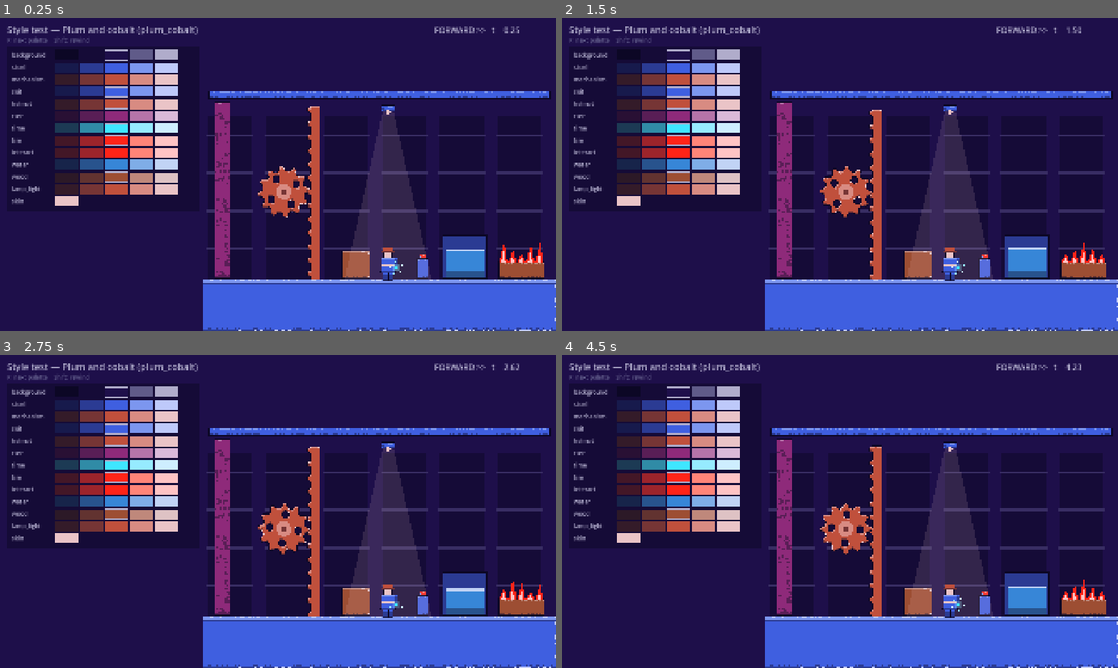
Above: before the commit, frames 1-4 (two rows, left to right).
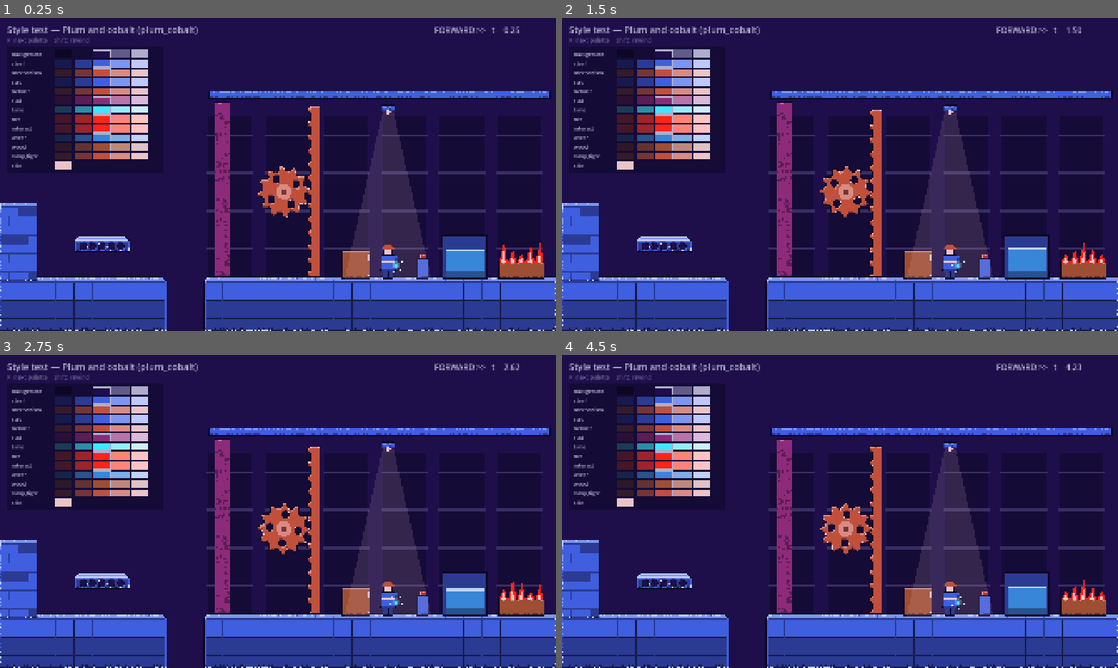
Above: after the commit, the same moments.

Repository: ArtemPridyba/shift-time
Game: Godot game, scene res://levels/style_test.tscn
The game is run twice, just before and just after one commit, with the same random seed, the same clock (stepped at 60 frames per second) and the same inputs. This scene is started directly instead of the project's main scene.
Inputs (mouse positions are in pixels of both pictures, inside the frame that each line leads up to):
- Up to frame 1 (0.25 s): no input
- Up to frame 2 (1.5 s): tap Enter at 0.5 s; move the mouse to (962, 158) at 0.52 s; hold D (move_right) 0.53-1.25 s; tap E (interact) at 0.6 s; click (962, 158) at 0.67 s; tap Space (jump) at 0.77 s; drag from (728, 190) to (812, 237) at 1.27 s
- Up to frame 3 (2.75 s): move the mouse to (333, 442) at 2.02 s; hold D (move_right) from 2.03 s (still down); tap Shift (rewind) at 2.1 s
- Up to frame 4 (4.5 s): release D (move_right) at 2.75 s; drag from (812, 574) to (673, 464) at 2.77 s; move the mouse to (1006, 558) at 3.52 s; hold A (move_left) 3.53-4.25 s; tap Q at 3.6 s; tap Space (jump) at 3.77 s; drag from (673, 464) to (756, 433) at 4.27 s

The runs differ from the first frame. In frame 1, 24% of the frame differs, in the area x 0-100%, y 10-100%; in frame 2, 24%; in frame 3, 24%; in frame 4, 24%.

Commit message:
Add slabs with a top face to the style showcase (D1 step 3)
StyleSlab draws a floor, a ledge or a wall around its collision rectangle:
the top face (perspective in art.json, checked) sits around the collision
line with the feet at its middle; open ends get a bevel and an end cap.

Co-Authored-By: Claude Opus 5.5 <noreply@anthropic.com>
Claude-Session: https://claude.ai/code/session_016uMLMvYiZwLYoJcaSC44V4

Diff:
--- /dev/null
+++ b/game/art/style/style_slab.gd
@@ -0,0 +1,164 @@
+class_name StyleSlab
+extends StyleShape
+## A slab of level geometry in the slight look from above (task Д1, step 3):
+## a floor, a ledge or a wall, painted by the shared material. The node's
+## position and `size` are the collision rectangle, which this never changes:
+## the top face (`top_face_px` of `art.json`, `perspective`) is drawn around
+## the collision line so that the feet stand at `feet_on_face` of it, the
+## front face below. Things that stand on a floor in its front plane (walls)
+## reach down to the floor's front edge. Decoration only.
+##
+## Kinds:
+##   floor  steel plates with rivets on the first row, darker rows below
+##   ledge  a girder: flanges and a web with round holes
+##   wall   concrete blocks in a running bond
+## An open end (`open_left`, `open_right`: the slab ends in the air, not at a
+## wall or the screen edge) bevels the top face and gets an end cap.
+
+const KINDS: Array[String] = ["floor", "ledge", "wall"]
+## Shades of the mask (see StyleMask): darkest, darker, main, lighter, lightest.
+const S0 := "#000000"
+const S1 := StyleMask.DARKER
+const S2 := StyleMask.MAIN
+const S3 := StyleMask.LIGHTER
+const S4 := StyleMask.LIGHTEST
+## Width of the end cap on an open end and the lit lip at the front of the top face.
+const CAP_PX := 6
+const LIP_PX := 2
+
+@export_enum("floor", "ledge", "wall") var kind := "floor":
+	set(value):
+		kind = value
+		_rebuild()
+## The collision rectangle's size; its top left is the node's position.
+@export var size := Vector2(256, 64):
+	set(value):
+		size = value
+		_rebuild()
+@export var open_left := false:
+	set(value):
+		open_left = value
+		_rebuild()
+@export var open_right := false:
+	set(value):
+		open_right = value
+		_rebuild()
+
+
+func _init() -> void:
+	super()
+	centered = false
+	_rebuild()
+
+
+## Pixels of the top face that show (`art.json`, `perspective`).
+static func face_px() -> int:
+	return int(Content.art_perspective().get("top_face_px", 16))
+
+
+## Pixels of the top face above the collision line.
+static func face_above_px() -> int:
+	return int(round(face_px() * float(Content.art_perspective().get("feet_on_face", 0.5))))
+
+
+## The drawn rectangle in the parent's space: the collision rectangle plus
+## the top face above it (and, for a wall, down to the floor's front edge).
+func drawn_rect() -> Rect2:
+	var below := face_px() - face_above_px() if kind == "wall" else 0
+	return Rect2(position + Vector2(0, -face_above_px()), size + Vector2(0, face_above_px() + below))
+
+
+func _rebuild() -> void:
+	var tile := int(Content.art_perspective().get("tile_px", 64))
+	var drawn := drawn_rect().size
+	offset = Vector2(0, -face_above_px())
+	set_svg(mask(kind, Vector2i(drawn.round()), face_px(), tile, open_left, open_right))
+
+
+## The SVG mask of a slab drawn `drawn` pixels big, its top face `face` pixels.
+static func mask(slab_kind: String, drawn: Vector2i, face: int, tile: int, left: bool, right: bool) -> String:
+	var w := drawn.x
+	var h := drawn.y
+	var body := ""
+	# Front face, by kind.
+	match slab_kind:
+		"ledge":
+			body += _ledge_front(w, h, face, tile)
+		"wall":
+			body += _wall_front(w, h, face, tile)
+		_:
+			body += _floor_front(w, h, face, tile)
+	# Top face: bevelled at an open end, seams between tiles slant back.
+	var bl := face if left else 0
+	var br := face if right else 0
+	body += _poly([Vector2(bl, 0), Vector2(w - br, 0), Vector2(w, face), Vector2(0, face)], S3)
+	for x in range(tile, w, tile):
+		body += _poly([Vector2(x + 2, 0), Vector2(x + 4, 0), Vector2(x + 1, face), Vector2(x - 1, face)], S2)
+	body += _rect(0, face - LIP_PX, w, LIP_PX, S4)
+	body += _rect(0, face, w, 3, S1)
+	# End caps on open ends: an angle of steel down the front face.
+	if left:
+		body += _rect(0, face, CAP_PX, h - face, S2) + _rect(CAP_PX, face, 2, h - face, S1)
+	if right:
+		body += _rect(w - CAP_PX, face, CAP_PX, h - face, S2) + _rect(w - CAP_PX - 2, face, 2, h - face, S1)
+	return StyleMask.svg(drawn, body)
+
+
+static func _floor_front(w: int, h: int, face: int, tile: int) -> String:
+	# First row: steel plates with rivets; deeper rows darker, into the ground.
+	var body := _rect(0, face, w, h - face, S1)
+	body += _rect(0, face, w, mini(tile, h - face), S2)
+	for y in range(face + tile, h, tile):
+		body += _rect(0, y, w, 2, S0)
+	for x in range(tile, w, tile):
+		body += _rect(x - 1, face, 2, h - face, S1 if x % (tile * 2) else S0)
+	for x in range(0, w, tile):
+		for rx: int in [x + 9, x + tile - 9]:
+			if rx > CAP_PX + 4 and rx < w - CAP_PX - 4:
+				body += _circle(rx, face + 11, 2.5, S3)
+	return body
+
+
+static func _ledge_front(w: int, h: int, face: int, tile: int) -> String:
+	# A girder: two flanges and a darker web with lightening holes.
+	var flange := clampi((h - face) / 6, 3, 8)
+	var web_top := face + flange
+	var web_h := h - face - flange * 2
+	var d := "M0 %d H%d V%d H0 Z" % [web_top, w, web_top + web_h]
+	var r := web_h * 0.5 - 3.0
+	if r >= 3.0:
+		for x in range(tile / 2, w, tile / 2):
+			if x > CAP_PX + r + 3 and x < w - CAP_PX - r - 3:
+				d += " " + StyleMask.circle_path(Vector2(x, web_top + web_h * 0.5), r)
+	var body := _rect(0, face, w, flange, S2) + _rect(0, h - flange, w, flange, S2)
+	body += '<path d="%s" fill="%s" fill-rule="evenodd"/>' % [d, S1]
+	return body
+
+
+static func _wall_front(w: int, h: int, face: int, tile: int) -> String:
+	# Concrete blocks of a tile by half a tile, every other row shifted.
+	var body := _rect(0, face, w, h - face, S2)
+	var row := 0
+	for y in range(face, h, tile / 2):
+		body += _rect(0, y, w, 2, S1)
+		var shift := (tile / 2) * (row % 2)
+		for x in range(-shift, w, tile):
+			if x > 0:
+				body += _rect(x - 1, y, 2, tile / 2, S1)
+			# A darker block here and there, so the wall does not look printed.
+			if posmod(x / tile * 2 + row * 3, 7) == 2:
+				body += _rect(maxi(x + 1, 0), y + 2, mini(tile - 2, w - maxi(x + 1, 0)), tile / 2 - 2, S1)
+		row += 1
+	return body
+
+
+static func _rect(x: int, y: int, w: int, h: int, fill: String) -> String:
+	return '<rect x="%d" y="%d" width="%d" height="%d" fill="%s"/>' % [x, y, w, h, fill]
+
+
+static func _circle(x: float, y: float, r: float, fill: String) -> String:
+	return '<circle cx="%.1f" cy="%.1f" r="%.1f" fill="%s"/>' % [x, y, r, fill]
+
+
+static func _poly(points: Array, fill: String) -> String:
+	return '<path d="%s" fill="%s"/>' % [StyleMask.path(PackedVector2Array(points)), fill]
--- a/game/core/content.gd
+++ b/game/core/content.gd
@@ -19,6 +19,10 @@
 	"outline_px", "rim_px", "shadow_px", "chip_reach_px", "chip_density", "chip_scale_px",
 	"dust_px", "dust_strength", "dirt_px", "dirt_strength", "rust_scale_px",
 ]
+## The slight look from above (`art.json`, `perspective`): the tile, how many
+## pixels of a slab's top face show, and where on the face (0 back edge,
+## 1 front edge) the collision line and the feet are.
+const ART_PERSPECTIVE_KEYS: Array[String] = ["tile_px", "top_face_px", "feet_on_face"]
 ## The shader looks at most this many pixels from an edge: the outline and
 ## the bands behind it (rim and dust, shadow and dirt, chips) must fit.
 const ART_MATERIAL_MAX_PX := 24
@@ -103,6 +107,12 @@
 	return material if material is Dictionary else {}
 
 
+## The numbers of the look from above, `perspective` of `art.json`.
+static func art_perspective() -> Dictionary:
+	var perspective: Variant = art().get("perspective")
+	return perspective if perspective is Dictionary else {}
+
+
 ## The ramps of the active palette: role -> five colours, dark to light.
 static func active_palette() -> Dictionary:
 	var data := art()
@@ -425,6 +435,7 @@
 	if mains != 1:
 		errors.append("art.json: exactly one palette must have status 'main'")
 	errors.append_array(_validate_art_material(data.get("material")))
+	errors.append_array(_validate_art_perspective(data.get("perspective")))
 	return errors
 
 
@@ -454,6 +465,31 @@
 				total += material[key]
 			if total > ART_MATERIAL_MAX_PX:
 				errors.append("art.json: material outline_px + %s must be at most %d pixels" % [" + ".join(band), ART_MATERIAL_MAX_PX])
+	return errors
+
+
+static func _validate_art_perspective(perspective: Variant) -> PackedStringArray:
+	var errors := PackedStringArray()
+	if not perspective is Dictionary:
+		errors.append("art.json: 'perspective' must be an object")
+		return errors
+	for key in ART_PERSPECTIVE_KEYS:
+		if not (perspective.get(key) is float or perspective.get(key) is int):
+			errors.append("art.json: perspective '%s' must be a number" % key)
+	for key: Variant in perspective:
+		if not str(key) in ART_PERSPECTIVE_KEYS:
+			errors.append("art.json: unknown perspective key '%s'" % key)
+	if not errors.is_empty():
+		return errors
+	var tile: float = perspective["tile_px"]
+	if tile < 16 or tile != int(tile):
+		errors.append("art.json: perspective 'tile_px' must be a whole number of at least 16")
+	var face: float = perspective["top_face_px"]
+	if face < 0 or face > tile * 0.5 or face != int(face):
+		errors.append("art.json: perspective 'top_face_px' must be whole pixels, 0..half a tile")
+	var feet: float = perspective["feet_on_face"]
+	if feet < 0 or feet > 1:
+		errors.append("art.json: perspective 'feet_on_face' must be 0..1")
 	return errors
 
 
--- a/game/data/art.json
+++ b/game/data/art.json
@@ -1,5 +1,10 @@
 {
 	"active_palette": "plum_cobalt",
+	"perspective": {
+		"tile_px": 64,
+		"top_face_px": 16,
+		"feet_on_face": 0.5
+	},
 	"material": {
 		"outline_px": 2,
 		"rim_px": 3,
--- a/game/levels/style_test.gd
+++ b/game/levels/style_test.gd
@@ -11,10 +11,9 @@
 ## flames and the hero are still flat drawing on the front layer.
 
 const ACTION_NEXT := "next_palette"
-const SWATCH := Vector2(80, 34)
-const ROW := 42.0
+const SWATCH := Vector2(60, 26)
+const ROW := 32.0
 const FLOOR_Y := 900.0
-const TOP_FACE := 16.0
 const GEAR_CENTER := Vector2(980, 600)
 const GEAR_RADIUS := 90.0
 const GEAR_TEETH := 12
@@ -88,18 +87,18 @@
 # --- the swatch column ------------------------------------------------------
 
 func _draw_swatches(p: ArtPalette) -> void:
-	var panel := Rect2(24, 96, 664, ROW * (Content.ART_ROLES.size() + 1) + 24)
+	var panel := Rect2(24, 96, 540, ROW * (Content.ART_ROLES.size() + 1) + 24)
 	_c.draw_rect(panel, p.shade("background", 1))
 	var y := panel.position.y + 16
 	for role in Content.ART_ROLES:
-		_text(role, Vector2(40, y + 24), p.shade("background", 4), 20)
+		_text(role, Vector2(40, y + 20), p.shade("background", 4), 18)
 		for i in Content.ART_RAMP_SIZE:
 			var rect := Rect2(Vector2(190 + i * (SWATCH.x + 6), y), SWATCH)
 			_c.draw_rect(rect, p.shade(role, i))
 			if i == ArtPalette.BASE:
 				_c.draw_rect(rect, p.shade("background", 4), false, 2.0)
 		y += ROW
-	_text("skin", Vector2(40, y + 24), p.shade("background", 4), 20)
+	_text("skin", Vector2(40, y + 20), p.shade("background", 4), 18)
 	_c.draw_rect(Rect2(Vector2(190, y), SWATCH), p.skin)
 
 
@@ -149,11 +148,26 @@
 	# Pipe along the top and the rusty column on the left.
 	add.call("Pipe", StyleMask.rect(Vector2i(1180, 30)), Vector2(720, 250), "steel")
 	add.call("Column", StyleMask.rect(Vector2i(56, int(FLOOR_Y) - 290)), Vector2(740, 290), "rust", 0.6)
-	# Floor slab: the top face is a lighter band with a dark line under it.
-	var slab := Vector2i(1220, 180)
-	var face := int(TOP_FACE)
-	add.call("Floor", StyleMask.svg(slab, '<rect width="%d" height="%d" fill="%s"/><rect width="%d" height="%d" fill="%s"/><rect y="%d" width="%d" height="2" fill="%s"/>' % [
-		slab.x, slab.y, StyleMask.MAIN, slab.x, face, StyleMask.LIGHTER, face, slab.x, StyleMask.DARKER]), Vector2(700, FLOOR_Y), "steel")
+	# Slabs (step 3): positions and sizes are collision rectangles; the top
+	# face is drawn around the collision line. A floor with a pit, a ledge over
+	# it and a wall standing on the floor; the wall comes after the floor, so
+	# that it covers the floor's top face where it stands.
+	var slab := func(slab_name: String, kind: String, rect: Rect2, left: bool = false, right: bool = false) -> StyleSlab:
+		var shape := StyleSlab.new()
+		shape.name = slab_name
+		shape.kind = kind
+		shape.size = rect.size
+		shape.open_left = left
+		shape.open_right = right
+		shape.position = rect.position
+		shape.role = "steel"
+		shape.wear_seed = float(samples.get_child_count()) * 3.7
+		samples.add_child(shape)
+		return shape
+	slab.call("FloorLeft", "floor", Rect2(0, FLOOR_Y, 576, 1080 - FLOOR_Y), false, true)
+	slab.call("Floor", "floor", Rect2(704, FLOOR_Y, 1216, 1080 - FLOOR_Y), true, false)
+	slab.call("Ledge", "ledge", Rect2(256, 760, 192, 48), true, true)
+	slab.call("Wall", "wall", Rect2(0, 644, 128, FLOOR_Y - 644))
 	add.call("Crate", StyleMask.rect(Vector2i(96, 96)), Vector2(1180, FLOOR_Y - 96), "wood")
 	add.call("Pedestal", StyleMask.rect(Vector2i(40, 70)), Vector2(1440, FLOOR_Y - 70), "steel")
 	add.call("Button", StyleMask.rect(Vector2i(24, 16)), Vector2(1448, FLOOR_Y - 86), "interact")
@@ -175,7 +189,7 @@
 
 
 func _draw_hero(p: ArtPalette) -> void:
-	var feet := Vector2(1340, FLOOR_Y + TOP_FACE * 0.5)
+	var feet := Vector2(1340, FLOOR_Y)
 	_box(Rect2(feet.x - 16, feet.y - 30, 14, 30), "suit", p, 1)
 	_box(Rect2(feet.x + 2, feet.y - 30, 14, 30), "suit", p, 1)
 	_box(Rect2(feet.x - 22, feet.y - 82, 44, 54), "suit", p)
--- a/game/tests/test_art.gd
+++ b/game/tests/test_art.gd
@@ -97,6 +97,49 @@
 	check(code.contains("MAX_STEPS = %d" % Content.ART_MATERIAL_MAX_PX), "the shader's reach must match ART_MATERIAL_MAX_PX")
 
 
+# --- slabs ------------------------------------------------------------------
+
+func test_perspective_numbers_are_checked() -> void:
+	var art := Content.art()
+	check(Content.art_perspective().size() == Content.ART_PERSPECTIVE_KEYS.size(), "art.json must give every perspective number")
+	var cases := {
+		"a missing perspective": func(a: Dictionary) -> void: a.erase("perspective"),
+		"a missing number": func(a: Dictionary) -> void: a["perspective"].erase("top_face_px"),
+		"a number as text": func(a: Dictionary) -> void: a["perspective"]["tile_px"] = "64",
+		"a face over half a tile": func(a: Dictionary) -> void: a["perspective"]["top_face_px"] = 40,
+		"a fractional face": func(a: Dictionary) -> void: a["perspective"]["top_face_px"] = 15.5,
+		"feet past the face": func(a: Dictionary) -> void: a["perspective"]["feet_on_face"] = 1.2,
+		"an unknown key": func(a: Dictionary) -> void: a["perspective"]["tilt"] = 1,
+	}
+	for name: String in cases:
+		var broken: Dictionary = art.duplicate(true)
+		(cases[name] as Callable).call(broken)
+		check(not Content.validate_art(broken).is_empty(), "%s must be reported" % name)
+
+
+func test_slab_draws_the_top_face_around_the_collision_line() -> void:
+	var face := StyleSlab.face_px()
+	var above := StyleSlab.face_above_px()
+	check(face == int(Content.art_perspective()["top_face_px"]), "the top face must come from art.json")
+	check(above == int(round(face * float(Content.art_perspective()["feet_on_face"]))), "the feet must stand where art.json says")
+	for kind in StyleSlab.KINDS:
+		var slab := StyleSlab.new()
+		slab.kind = kind
+		slab.size = Vector2(192, 48)
+		slab.open_left = true
+		slab.position = Vector2(100, 500)
+		var drawn := slab.drawn_rect()
+		check(slab.texture != null, "a %s slab must have a mask" % kind)
+		if slab.texture != null:
+			check(Vector2(slab.texture.get_size()) == drawn.size, "the %s mask must be the drawn size" % kind)
+		check(is_equal_approx(drawn.position.y, 500.0 - above), "a %s must draw its top face above the collision line" % kind)
+		check(drawn.position.x == 100.0 and drawn.size.x == 192.0, "a %s must keep the collision width" % kind)
+		var below := face - above if kind == "wall" else 0
+		check(is_equal_approx(drawn.end.y, 548.0 + below), "a %s must end at its collision bottom%s" % [kind, " and the floor's front edge" if below else ""])
+		check(slab.position == Vector2(100, 500) and slab.size == Vector2(192, 48), "a slab must not change its collision rectangle")
+		slab.free()
+
+
 # --- the showcase -----------------------------------------------------------
 
 func test_showcase_switches_palettes_and_rewinds() -> void:
Not shown, added: game/art/style/style_slab.gd.uid
Not shown, changed: docs/decisions.md
Not shown, changed: docs/progress.md
